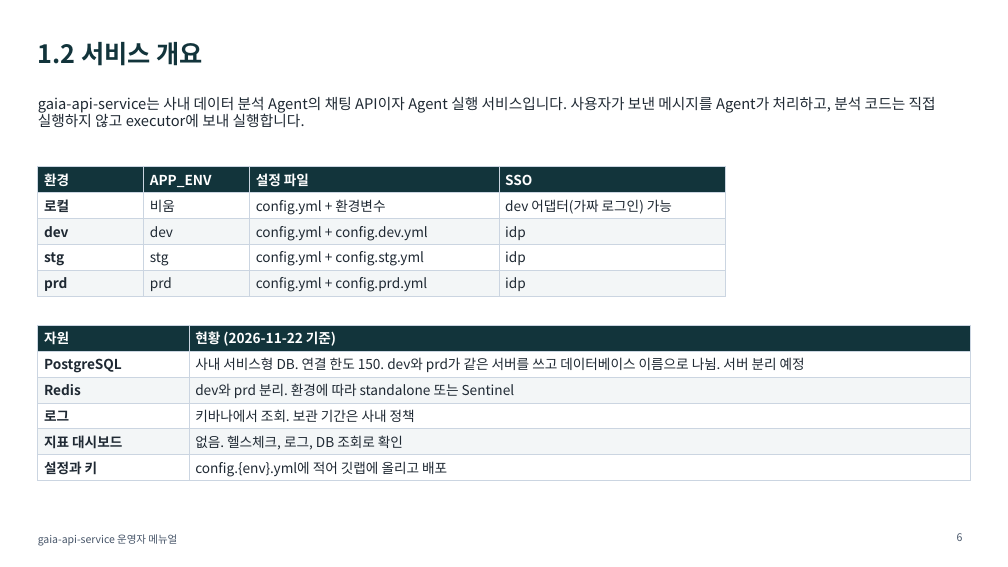
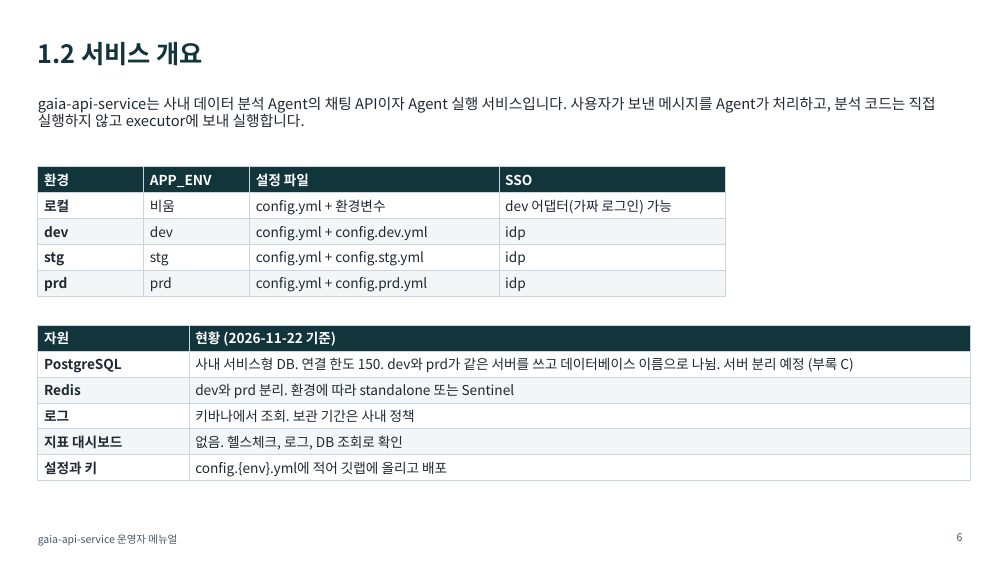
Before and after one commit to KimHwaJin/pr-agentic-service, a slide deck: slide 6 of docs/deliverables/08-operator-manual.pptx. Drawn at 1008x567 pixels with LibreOffice and Linux fonts; fonts in the diff are those of the drawing. Boxes give left, top, right and bottom in pixels: in the first picture for what was removed or moved away, otherwise in the second. Text is boxed around its words. In the diff, an @@ line names an element or a change of style, - is before the commit and + after.

```diff
--- a/docs/deliverables/08-operator-manual.pptx
+++ b/docs/deliverables/08-operator-manual.pptx
@@ table at box(38, 325, 970, 481) @@
-row 2, column 2: 사내 서비스형 DB. 연결 한도 150. dev와 prd가 같은 서버를 쓰고 데이터베이스 이름으로 나뉨. 서버 분리 예정
+row 2, column 2: 사내 서비스형 DB. 연결 한도 150. dev와 prd가 같은 서버를 쓰고 데이터베이스 이름으로 나뉨. 서버 분리 예정 (부록 C)
```
Also in this commit, not shown: 5 other slides changed, 6 slides added, 2 other files.
